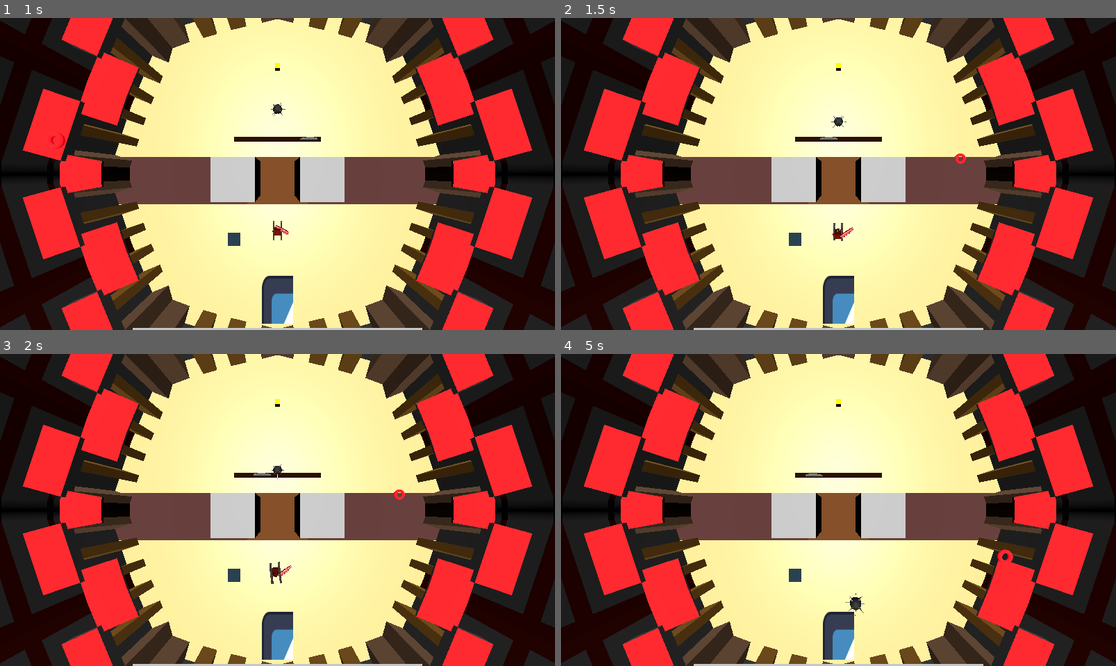
Above: before the commit, frames 1-4 (two rows, left to right).
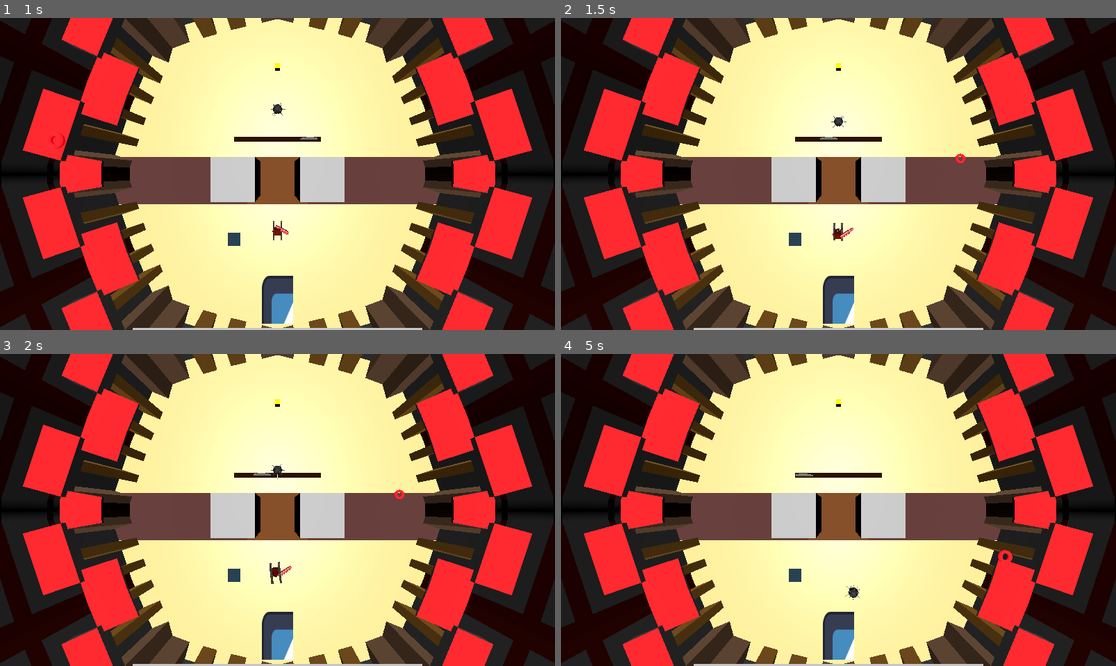
Above: after the commit, the same moments.

Repository: Flying-Hammer754/piratejam16
Game: Godot game, scene res://Scenes/UI.tscn
Same seed, same stepped clock (60 frames per second), same inputs: the game is played once before the commit and once after it. The engine's default icon, where the game draws it, is replaced by a stand-in: a white triangle on a blue panel in a dark square.
Inputs (mouse positions are in pixels of both pictures, inside the frame that each line leads up to):
- Up to frame 1 (1 s): click "New Game" at 0.5 s
- Up to frame 2 (1.5 s): move the mouse to (960, 158) at 1.27 s; hold D (player_move_right) from 1.28 s (still down); hold F (player_fall_over) from 1.28 s (still down)
- Up to frame 3 (2 s): keep holding D (player_move_right); keep holding F (player_fall_over); tap Space (player_jump) at 1.52, 1.55, 1.82 s
- Up to frame 4 (5 s): move the mouse to (727, 525) at 2.02 s; release D (player_move_right) at 2.03 s; release F (player_fall_over) at 2.03 s; hold S (player_move_backwards) 2.03-2.78 s; tap Space (player_jump) at 2.1, 2.27, 2.57, 3.05, 3.77, 4.07, 4.52, 4.55, 4.82 s; tap F (player_fall_over) at 2.3, 3.8 s; move the mouse to (894, 441) at 2.77 s; hold D (player_move_right) 2.78-3.53 s; hold F (player_fall_over) 2.78-3.53 s; move the mouse to (810, 572) at 3.52 s; hold W (player_move_forward) 3.53-4.28 s; tap G (player_pickup_item) at 3.6 s; move the mouse to (1005, 556) at 4.27 s; press the mouse at (1005, 556) at 4.28 s; hold A (player_move_left) from 4.28 s (still down)

Frame 1 is identical in both runs. In frame 2, less than 0.1% of the frame differs, in the area x 50-73%, y 33-71%; in frame 3, less than 0.1%; in frame 4, 0.2%, in the area x 42-82%, y 38-84%.

Commit message:
Add game over screen

Diff:
--- a/Scenes/UI.tscn
+++ b/Scenes/UI.tscn
@@ -1,10 +1,13 @@
-[gd_scene load_steps=4 format=3 uid="uid://3q07t5q38dgu"]
+[gd_scene load_steps=5 format=3 uid="uid://3q07t5q38dgu"]
 
 [ext_resource type="Script" path="res://Scripts/UI.gd" id="1_mcfrh"]
 [ext_resource type="PackedScene" uid="uid://bsfghn0astcep" path="res://Scenes/ui_item_element.tscn" id="2_h2wat"]
 
 [sub_resource type="StyleBoxFlat" id="StyleBoxFlat_8am14"]
 bg_color = Color(0.775063, 0.775063, 0.775063, 1)
+
+[sub_resource type="LabelSettings" id="LabelSettings_tvgdi"]
+font_size = 36
 
 [node name="Game" type="Control"]
 process_mode = 3
@@ -147,6 +150,55 @@
 
 [node name="Item1" parent="InventoryPanel/HBoxContainer" instance=ExtResource("2_h2wat")]
 layout_mode = 2
+
+[node name="GameOverPanel" type="Panel" parent="."]
+visible = false
+layout_mode = 1
+anchors_preset = 15
+anchor_right = 1.0
+anchor_bottom = 1.0
+grow_horizontal = 2
+grow_vertical = 2
+
+[node name="Label" type="Label" parent="GameOverPanel"]
+layout_mode = 1
+anchors_preset = 10
+anchor_right = 1.0
+offset_top = 100.0
+offset_bottom = 150.0
+grow_horizontal = 2
+text = "Game Over"
+label_settings = SubResource("LabelSettings_tvgdi")
+horizontal_alignment = 1
+vertical_alignment = 1
+uppercase = true
+
+[node name="VBoxContainer" type="VBoxContainer" parent="GameOverPanel"]
+layout_mode = 1
+anchors_preset = 8
+anchor_left = 0.5
+anchor_top = 0.5
+anchor_right = 0.5
+anchor_bottom = 0.5
+offset_left = -20.0
+offset_top = -20.0
+offset_right = 20.0
+offset_bottom = 20.0
+grow_horizontal = 2
+grow_vertical = 2
+alignment = 1
+
+[node name="RestartButton" type="Button" parent="GameOverPanel/VBoxContainer"]
+layout_mode = 2
+text = "Restart"
+
+[node name="ExitToMenuButton" type="Button" parent="GameOverPanel/VBoxContainer"]
+layout_mode = 2
+text = "Exit to Menu"
+
+[node name="ExitToDesktopButton" type="Button" parent="GameOverPanel/VBoxContainer"]
+layout_mode = 2
+text = "Exit to Desktop"
 
 [connection signal="pressed" from="MainMenuPanel/VBoxContainer/NewGameButton" to="." method="_on_new_game_button_pressed"]
 [connection signal="pressed" from="MainMenuPanel/VBoxContainer/LoadGameButton" to="." method="_on_load_game_button_pressed"]
@@ -157,3 +209,6 @@
 [connection signal="pressed" from="PauseMenuPanel/VBoxContainer/SettingsButton" to="." method="_on_settings_button_pressed"]
 [connection signal="pressed" from="PauseMenuPanel/VBoxContainer/ExitToMenuButton" to="." method="_on_exit_to_menu_button_pressed"]
 [connection signal="pressed" from="PauseMenuPanel/VBoxContainer/ExitToDesktopButton" to="." method="_on_exit_to_desktop_button_pressed"]
+[connection signal="pressed" from="GameOverPanel/VBoxContainer/RestartButton" to="." method="_on_restart_button_pressed"]
+[connection signal="pressed" from="GameOverPanel/VBoxContainer/ExitToMenuButton" to="." method="_on_exit_to_menu_button_pressed"]
+[connection signal="pressed" from="GameOverPanel/VBoxContainer/ExitToDesktopButton" to="." method="_on_exit_to_desktop_button_pressed"]
--- a/Scenes/player.tscn
+++ b/Scenes/player.tscn
@@ -1,7 +1,53 @@
-[gd_scene load_steps=4 format=3 uid="uid://d4kt434187hen"]
+[gd_scene load_steps=4 format=3 uid="uid://dyqcvt4bh883q"]
 
-[ext_resource type="Script" path="res://Scripts/player.gd" id="1_0vjcc"]
 [ext_resource type="Shape3D" uid="uid://bduq2q0oabb3c" path="res://player_collision_shape.tres" id="1_befr8"]
+
+[sub_resource type="GDScript" id="GDScript_sqkmy"]
+script/source = "extends RigidBody3D
+
+@export var speed: float = 18.0
+@export var airspeed: float = 10.0
+@export var jump_strength: float = 150
+@export var max_velocity: float = 36
+@export var ground: Node3D
+
+@onready var ragdoll_time: float = 0.0
+
+const player_common = preload(\"res://Scripts/player_common.gd\")
+
+# Called when the node enters the scene tree for the first time.
+func _ready() -> void:
+	set_center_of_mass(position)
+
+# Called every frame. 'delta' is the elapsed time since the previous frame.
+func _process(delta: float) -> void:
+	pass
+
+func _physics_process(delta: float) -> void:
+	var input_direction: Vector2 = Input.get_vector(
+			\"player_move_left\", \"player_move_right\",
+			\"player_move_forward\", \"player_move_backwards\"
+			)
+	var movement_direction: Vector3 = Vector3(input_direction.x, 0.0, input_direction.y).normalized()
+	if get_colliding_bodies().has(ground):
+		movement_direction *= speed
+
+		ragdoll_time = player_common.handle_ragdoll(delta, ragdoll_time, self)
+	else:
+		movement_direction *= airspeed
+
+	if Input.is_action_pressed(\"player_jump\") and get_colliding_bodies().has(ground ):
+		movement_direction.y += jump_strength
+
+	if Input.is_action_pressed(\"player_fall_over\"):
+		angular_velocity.x = 8
+	else: if linear_velocity.length_squared() < max_velocity:
+		#linear_velocity.x = lerp(linear_velocity.x, movement_direction.x, 0.2)
+		#linear_velocity.z = lerp(linear_velocity.z, movement_direction.z, 0.2)
+		apply_impulse(movement_direction)
+		#angular_velocity = Vector3.ZERO
+		#rotation.y += movement_direction.x / speed * get_process_delta_time()
+"
 
 [sub_resource type="CapsuleMesh" id="CapsuleMesh_4gqsp"]
 
@@ -10,7 +56,7 @@
 lock_rotation = true
 contact_monitor = true
 max_contacts_reported = 8
-script = ExtResource("1_0vjcc")
+script = SubResource("GDScript_sqkmy")
 airspeed = 15.0
 
 [node name="CollisionShape3D" type="CollisionShape3D" parent="."]
--- a/Scenes/player_vehicle.tscn
+++ b/Scenes/player_vehicle.tscn
@@ -68,7 +68,7 @@
 
 [node name="item_pickup" type="Area3D" parent="."]
 collision_layer = 4
-collision_mask = 4
+collision_mask = 6
 monitorable = false
 
 [node name="CollisionShape3D" type="CollisionShape3D" parent="item_pickup"]
--- a/Scenes/test_web_export.tscn
+++ b/Scenes/test_web_export.tscn
@@ -14,7 +14,7 @@
 [ext_resource type="Script" path="res://Scripts/enemy_spawner.gd" id="11_bbedv"]
 
 [sub_resource type="BoxShape3D" id="BoxShape3D_j3hnp"]
-size = Vector3(100, 1, 100)
+size = Vector3(100, 1, 20)
 
 [sub_resource type="PlaneMesh" id="PlaneMesh_6ie7x"]
 
@@ -25,6 +25,12 @@
 [sub_resource type="StandardMaterial3D" id="StandardMaterial3D_1dqca"]
 albedo_color = Color(0.364384, 0.196851, 0.0431247, 1)
 
+[sub_resource type="BoxShape3D" id="BoxShape3D_cijxn"]
+size = Vector3(100, 1, 40)
+
+[sub_resource type="BoxShape3D" id="BoxShape3D_xjoo3"]
+size = Vector3(15, 1, 13)
+
 [sub_resource type="PhysicsMaterial" id="PhysicsMaterial_cgfai"]
 bounce = 0.6
 
@@ -41,7 +47,7 @@
 size = Vector3(18, 10, 1)
 
 [sub_resource type="BoxShape3D" id="BoxShape3D_gtirx"]
-size = Vector3(200, 3, 200)
+size = Vector3(200, 10, 200)
 
 [sub_resource type="PlaneMesh" id="PlaneMesh_e6tcf"]
 
@@ -68,7 +74,7 @@
 collision_layer = 2
 
 [node name="CollisionShape3D" type="CollisionShape3D" parent="Ground"]
-transform = Transform3D(2, 0, 0, 0, 2, 0, 0, 0, 2, 0, -1, 0)
+transform = Transform3D(2, 0, 0, 0, 2, 0, 0, 0, 2, 0, -1, 27)
 shape = SubResource("BoxShape3D_j3hnp")
 
 [node name="MeshInstance3D" type="MeshInstance3D" parent="Ground"]
@@ -85,6 +91,14 @@
 transform = Transform3D(7, 0, 0, 0, 1, 0, 0, 0, 5.5, 0, 0, 1.5)
 mesh = SubResource("PlaneMesh_u75wb")
 surface_material_override/0 = SubResource("StandardMaterial3D_1dqca")
+
+[node name="CollisionShape3D2" type="CollisionShape3D" parent="Ground"]
+transform = Transform3D(1, 0, 0, 0, 1, 0, 0, 0, 1, 0, -0.5, -24)
+shape = SubResource("BoxShape3D_cijxn")
+
+[node name="CollisionShape3D3" type="CollisionShape3D" parent="Ground"]
+transform = Transform3D(2, 0, 0, 0, 2, 0, 0, 0, 2, 0, -1, 1)
+shape = SubResource("BoxShape3D_xjoo3")
 
 [node name="DirectionalLight3D" type="DirectionalLight3D" parent="."]
 transform = Transform3D(1, 0, 0, 0, 0.173648, 0.984808, 0, -0.984808, 0.173648, 0, 0, 0)
@@ -99,6 +113,7 @@
 level = NodePath("..")
 camera = NodePath("../Camera3D_wholearena")
 cannon_aim_indicator = NodePath("../CannonAimIndicator")
+cannon_fire_rate = 1.0
 
 [node name="LineSawblade" parent="." node_paths=PackedStringArray("player") instance=ExtResource("3_ca5sd")]
 transform = Transform3D(10, 0, 0, 0, 10, 0, 0, 0, 10, 0, -0.9, -8)
@@ -153,15 +168,16 @@
 shape = SubResource("BoxShape3D_dtacg")
 
 [node name="CollisionShape3D3" type="CollisionShape3D" parent="ArenaBoundary"]
-transform = Transform3D(1, 0, 0, 0, 1, 0, 0, 0, 1, 7.8125, 0, 0)
+transform = Transform3D(1, 0, 0, 0, 1, 0, 0, 0, 1, 8.4375, 0, 0)
 shape = SubResource("BoxShape3D_3ua2o")
 
 [node name="CollisionShape3D4" type="CollisionShape3D" parent="ArenaBoundary"]
 transform = Transform3D(1, 0, 0, 0, 1, 0, 0, 0, 1, 0, 0, 8.4375)
 shape = SubResource("BoxShape3D_wn7yy")
 
-[node name="Pit" type="StaticBody3D" parent="."]
-transform = Transform3D(1, 0, 0, 0, 1, 0, 0, 0, 1, 0, -15, 0)
+[node name="Pit" type="Area3D" parent="."]
+transform = Transform3D(1, 0, 0, 0, 1, 0, 0, 0, 1, 0, -9, 0)
+collision_layer = 2
 
 [node name="CollisionShape3D" type="CollisionShape3D" parent="Pit"]
 shape = SubResource("BoxShape3D_gtirx")
--- a/Scripts/UI.gd
+++ b/Scripts/UI.gd
@@ -22,6 +22,11 @@
 @onready var inventory_panel = $InventoryPanel
 @onready var inventory_list = $InventoryPanel/HBoxContainer
 
+@onready var game_over_panel = $GameOverPanel
+
+func toggle_game_over(enabled: bool) -> void:
+	game_over_panel.visible = enabled
+
 func toggle_inventory(enabled: bool) -> void:
 	inventory_panel.visible = enabled
 
@@ -44,13 +49,13 @@
 	toggle_main_menu(false)
 	toggle_pause_menu(false)
 	toggle_inventory(true)
+	toggle_game_over(false)
 	get_tree().paused = false
 	# TODO: add special logic to resume game
 
-# TODO: will this game be a linear one with levels, or a roguelike?
-# what this function does will defer based on that.
 func _on_restart_button_pressed() -> void:
-	pass
+	remove_child(instantiated_game_scene)
+	_on_new_game_button_pressed()
 
 func _on_settings_button_pressed() -> void:
 	pass # TODO:
@@ -59,6 +64,7 @@
 	toggle_pause_menu(false)
 	toggle_main_menu(true)
 	toggle_inventory(false)
+	toggle_game_over(false)
 	instantiated_game_scene.disconnect("item_pickup", _on_item_pickup)
 	remove_child(instantiated_game_scene)
 	get_tree().paused = false
@@ -70,6 +76,7 @@
 	toggle_pause_menu(false)
 	toggle_main_menu(false)
 	toggle_inventory(true)
+	toggle_game_over(false)
 	get_tree().paused = false
 	instantiated_game_scene = game_scene.instantiate()
 	instantiated_game_scene.connect("item_pickup", _on_item_pickup)
@@ -104,6 +111,7 @@
 	toggle_main_menu(true)
 	toggle_pause_menu(false)
 	toggle_inventory(false)
+	toggle_game_over(false)
 	if autoload_game_world:
 		_on_new_game_button_pressed()
 
--- a/Scripts/crushing_walls.gd
+++ b/Scripts/crushing_walls.gd
@@ -37,7 +37,9 @@
 		var right_wall_collision = right_wall.move_and_collide(Vector3.LEFT * close_speed * delta)
 		if left_wall_collision != null:
 			if left_wall_collision.get_collider() == player && right_wall_collision != null && right_wall_collision.get_collider() == player:
-				print("Game Over")
+				var game_over_panel: Panel = $/root/Game/GameOverPanel
+				game_over_panel.visible = true
+				get_tree().paused = true
 				player.position = Vector3.UP
 			elif left_wall_collision.get_collider() == right_wall:
 				opening = true
--- a/Scripts/player.gd
+++ /dev/null
@@ -1,44 +0,0 @@
-extends RigidBody3D
-
-@export var speed: float = 18.0
-@export var airspeed: float = 10.0
-@export var jump_strength: float = 150
-@export var max_velocity: float = 36
-@export var ground: Node3D
-
-@onready var ragdoll_time: float = 0.0
-
-const player_common = preload("res://Scripts/player_common.gd")
-
-# Called when the node enters the scene tree for the first time.
-func _ready() -> void:
-	set_center_of_mass(position)
-
-# Called every frame. 'delta' is the elapsed time since the previous frame.
-func _process(delta: float) -> void:
-	pass
-
-func _physics_process(delta: float) -> void:
-	var input_direction: Vector2 = Input.get_vector(
-			"player_move_left", "player_move_right",
-			"player_move_forward", "player_move_backwards"
-			)
-	var movement_direction: Vector3 = Vector3(input_direction.x, 0.0, input_direction.y).normalized()
-	if get_colliding_bodies().has(ground):
-		movement_direction *= speed
-
-		ragdoll_time = player_common.handle_ragdoll(delta, ragdoll_time, self)
-	else:
-		movement_direction *= airspeed
-
-	if Input.is_action_pressed("player_jump") and get_colliding_bodies().has(ground ):
-		movement_direction.y += jump_strength
-
-	if Input.is_action_pressed("player_fall_over"):
-		angular_velocity.x = 8
-	else: if linear_velocity.length_squared() < max_velocity:
-		#linear_velocity.x = lerp(linear_velocity.x, movement_direction.x, 0.2)
-		#linear_velocity.z = lerp(linear_velocity.z, movement_direction.z, 0.2)
-		apply_impulse(movement_direction)
-		#angular_velocity = Vector3.ZERO
-		#rotation.y += movement_direction.x / speed * get_process_delta_time()
--- a/Scripts/player_common.gd
+++ /dev/null
@@ -1,22 +0,0 @@
-const start_of_ragdoll: float = 0.08
-
-static func handle_ragdoll(delta: float, ragdoll_time: float, out: RigidBody3D) -> float:
-	if Vector2(out.rotation.x, out.rotation.z).distance_squared_to(Vector2.ZERO) < start_of_ragdoll:
-		return 0.0
-	else:
-		ragdoll_time += delta
-		#print("R", Vector2(rotation.x, rotation.z).distance_squared_to(Vector2.ZERO))
-		if ragdoll_time > 4:
-			#axis_lock_linear_x = true
-			#axis_lock_linear_y = true
-			#axis_lock_linear_z = true
-			out.rotation.x = 0.0 #rotation.move_toward(Vector3(0.0, 0.0, 0.0), delta * (rotation.distance_squared_to(Vector3(0.0, 0.0, 0.0)) + 1.0))
-			out.rotation.z = 0.0
-			out.position.y += 0.5
-			out.angular_velocity = Vector3(0.0, 0.0, 0.0)
-			#axis_lock_linear_x = false
-			#axis_lock_linear_y = false
-			#axis_lock_linear_z = false
-			return 0.0
-		else:
-			return ragdoll_time
--- a/Scripts/player_vehicle.gd
+++ b/Scripts/player_vehicle.gd
@@ -24,7 +24,6 @@
 
 @export_flags_3d_physics var ground_layer
 
-const player_common = preload("res://Scripts/player_common.gd")
 const item_ui_element = preload("res://Scenes/ui_item_element.tscn")
 const cannon_ball = preload("res://Scenes/cannon_ball.tscn")
 
@@ -46,8 +45,13 @@
 	pass
 
 func _on_area_entered(body: Area3D) -> void:
-		if body.get_collision_layer_value(3):
-			item_in_range = body
+	print("B")
+	if body.get_collision_layer_value(3):
+		item_in_range = body
+	elif body.get_collision_layer_value(2):
+		print("a")
+		var game_over_panel = $/root/Game/GameOverPanel
+		game_over_panel.visible = true
 
 func _on_area_exited(body: Area3D) -> void:
 	if item_in_range == body:
@@ -124,7 +128,7 @@
 	if Input.is_action_pressed("player_fall_over"):
 		angular_velocity.x += 1
 
-	ragdoll_time = player_common.handle_ragdoll(delta, ragdoll_time, self)
+	ragdoll_time = handle_ragdoll(delta, ragdoll_time, self)
 
 	if is_grounded():
 		landing_timer += delta  # Increment the timer while grounded
@@ -142,3 +146,17 @@
 func is_fully_landed() -> bool:
 	# Check if the player has been grounded for the required duration
 	return landing_timer >= landing_duration
+
+const start_of_ragdoll: float = 0.08
+
+func handle_ragdoll(delta: float, ragdoll_time: float, out: RigidBody3D) -> float:
+	if Vector2(out.rotation.x, out.rotation.z).distance_squared_to(Vector2.ZERO) < start_of_ragdoll:
+		return 0.0
+	else:
+		ragdoll_time += delta
+		if ragdoll_time > 5:
+			var game_over_panel: Panel = $/root/Game/GameOverPanel
+			game_over_panel.visible = true
+			return 0.0
+		else:
+			return ragdoll_time
Not shown: 1 places in Scenes/test_web_export.tscn that only renumber resources
